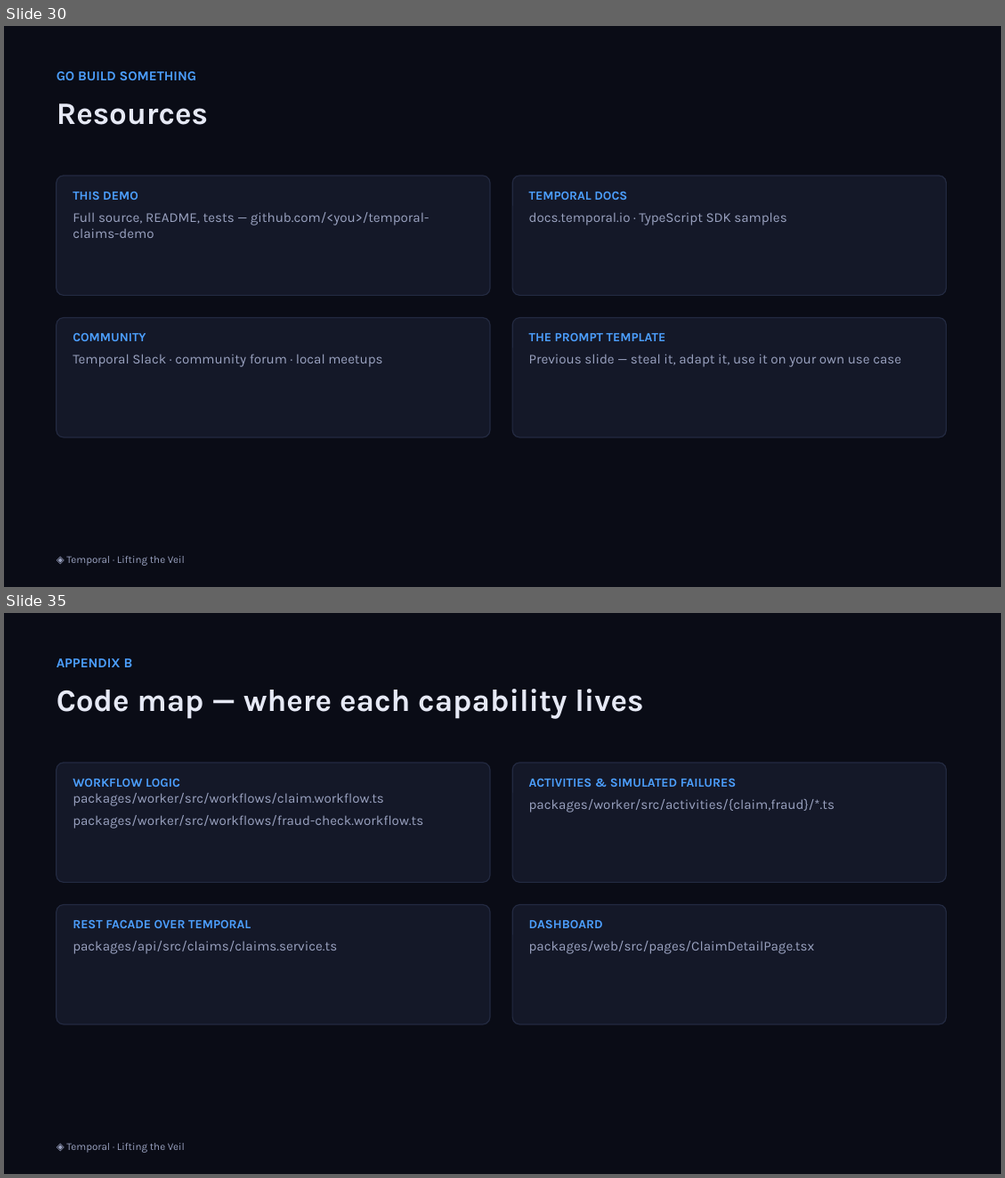
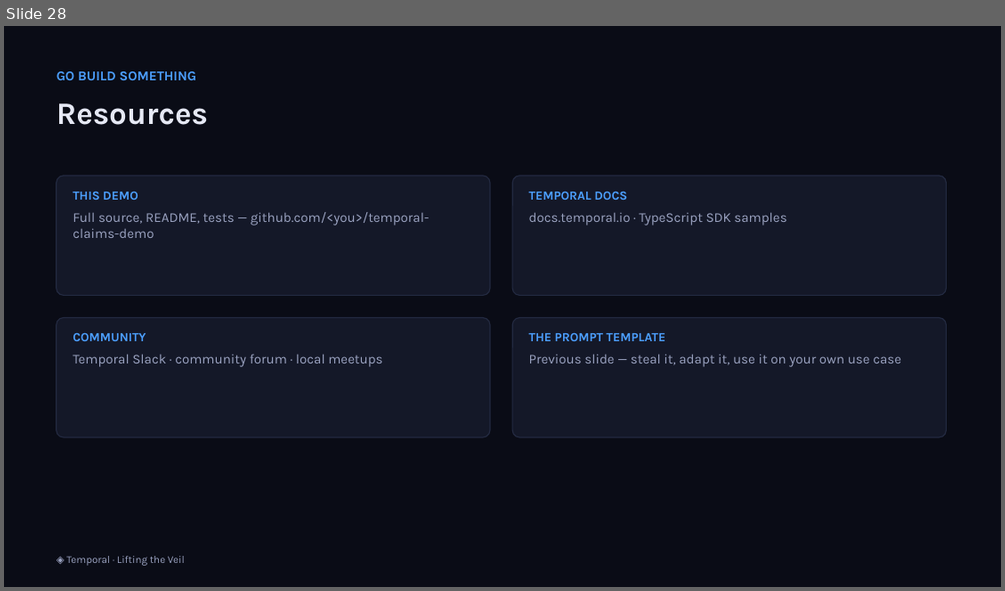
Before and after one commit to simy307/temporal-claims-demo, a slide deck: presentation/Lifting-the-Veil-Temporal-Talk.pptx. Shown one above the other, each under a label of ours: slides 30 and 35 before the commit, slide 28 after it; the slides between them are not shown. The pictures are 1005x1178 and 1005x591 pixels, drawn with LibreOffice and Linux fonts; fonts in the diff are those of the drawing. Boxes give left, top, right and bottom in pixels: in the first picture for what was removed or moved away, otherwise in the second. Text is boxed around its words. In the diff, an @@ line names an element or a change of style, - is before the commit and + after.

```diff
--- a/presentation/Lifting-the-Veil-Temporal-Talk.pptx
+++ b/presentation/Lifting-the-Veil-Temporal-Talk.pptx
@@ slide 35 removed at (4, 613, 1001, 1174), background #FFFFFF @@
@@ rectangle removed at (4, 613, 1001, 1174) @@
@@ text removed at (57, 658, 133, 667) @@
-APPENDIX B
@@ text removed at (57, 689, 643, 719) @@
-Code map — where each capability lives
@@ rounded rectangle removed at (57, 763, 490, 882) @@
@@ rounded rectangle removed at (512, 763, 947, 882) @@
@@ text removed at (73, 778, 423, 828) @@
-WORKFLOW LOGIC
-packages/worker/src/workflows/claim.workflow.ts
-packages/worker/src/workflows/fraud-check.workflow.ts
@@ text removed at (529, 778, 834, 812) @@
-ACTIVITIES & SIMULATED FAILURES
-packages/worker/src/activities/{claim,fraud}/*.ts
@@ rounded rectangle removed at (57, 905, 490, 1024) @@
@@ rounded rectangle removed at (512, 905, 947, 1024) @@
@@ text removed at (73, 919, 337, 954) @@
-REST FACADE OVER TEMPORAL
-packages/api/src/claims/claims.service.ts
@@ text removed at (529, 919, 815, 954) @@
-DASHBOARD
-packages/web/src/pages/ClaimDetailPage.tsx
@@ text removed at (66, 1143, 185, 1152) @@
-◈ Temporal · Lifting the Veil
@@ what was slide 30 is now slide 28 @@
```
Also in this commit, not shown: 2 slides changed, 5 other slides removed, 3 other files.
